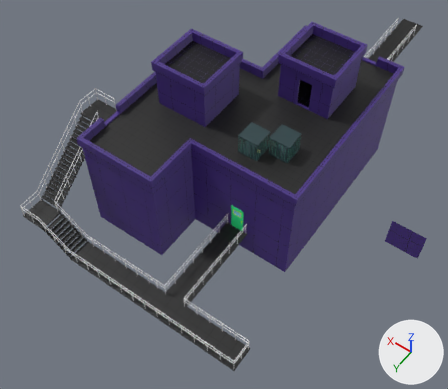
What one commit did to the glTF model level_models/house_outside.glb.
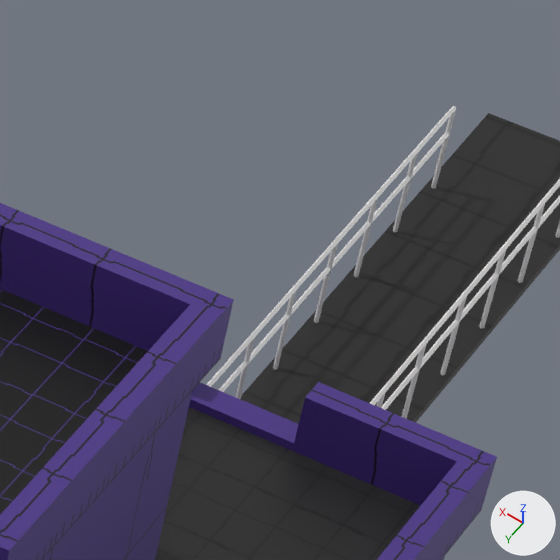
Old and new are each drawn whole from a 50 mm camera at (-14.0, 14.8, 36.3) aimed at (2.1, -7.7, 1.0) and again close up on the part from 75% to 92% of the width and 1% to 21% of the height. Lighting does not change. The marker at lower right points along +X, +Y and +Z. Objects named as collision shapes, trigger or cutter boxes, shadow casters or lower levels of detail are left out. Where no turn or scale is listed for an object, it has been applied to the vertices.

Objects in the first close-up: 'Plane.001', 'Plane.013', 'house_outside_plane0.001', 'house_rail', 'house_roof1', 'rail_end.001', 'roof_floor', 'roof_rail'.
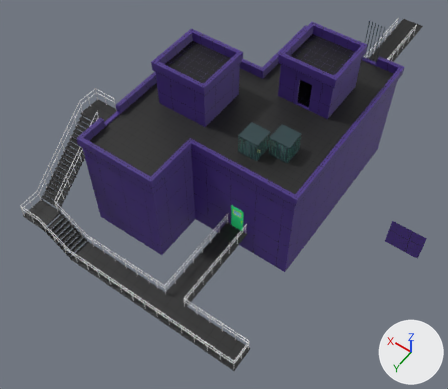
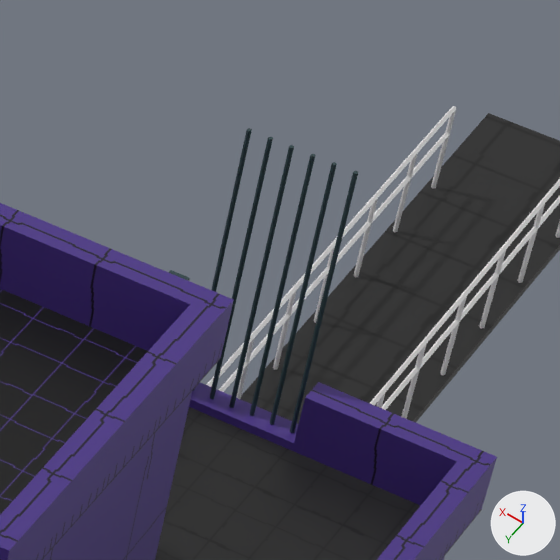
Pixel boxes [x1, y1, x2, y2] of what changed, in the close-ups (560 x 560 px):
'locked_bars', added (black): after [192, 128, 358, 433]
'Cube', added: after [168, 270, 190, 281]

What changed in the scene script:
```text
Add me_cube:
    me_cube.from_pydata(...)  # 32 vertices, 46 faces; spans x -0.11..0.11, y -0.08..0.06, z -1.24..0.29
    me_cube.materials.append(mat_cage)  # picture img_cage
Add me_cube_001:
    me_cube_001.from_pydata(...)  # 60 vertices, 96 faces; spans x -0.61..0.61, y -0.02..0.03, z -1.68..1.68
    me_cube_001.materials.append(mat_cage)  # picture img_cage
Add ob_cube:
    ob_cube = bpy.data.objects.new('Cube', me_cube)
    ob_cube.location = (-0.74, -20.66, 7.24)
Add ob_locked_bars:
    ob_locked_bars = bpy.data.objects.new('locked_bars', me_cube_001)
    ob_locked_bars.location = (-1.66, -20.9, 7.68)
```
